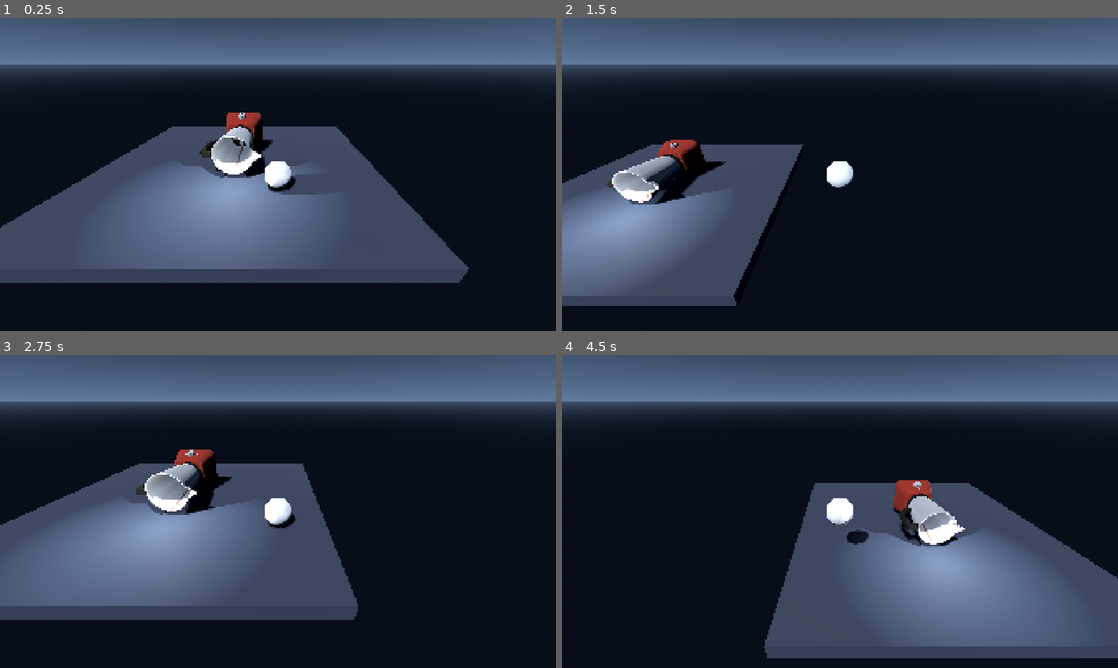
Above: before the commit, frames 1-4 (two rows, left to right).
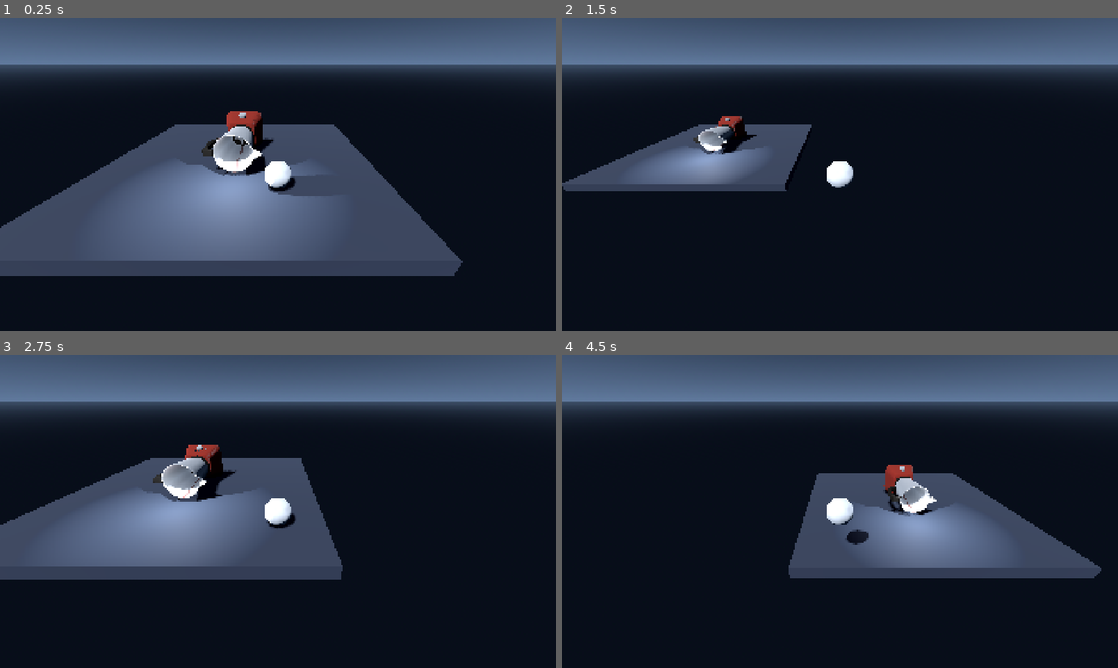
Above: after the commit, the same moments.

Repository: DestroyerMob/rolypoly
Game: Godot game, scene res://scenes/obstacles/blender_demo.tscn
Two runs of this game, one before a commit and one after it. Both use one fixed random seed, a clock stepped at 60 frames per second and the inputs below. This scene is started directly instead of the project's main scene.
Inputs (mouse positions are in pixels of both pictures, inside the frame that each line leads up to):
- Up to frame 1 (0.25 s): no input
- Up to frame 2 (1.5 s): tap Enter at 0.5 s; move the mouse to (962, 158) at 0.52 s; hold D (right) 0.53-1.28 s; click (962, 158) at 0.6 s; tap Space (jump) at 0.77 s; move the mouse to (728, 190) at 1.27 s; hold S (backward) from 1.28 s (still down); tap Tab at 1.35 s
- Up to frame 3 (2.75 s): tap Space (jump) at 1.52 s; move the mouse to (333, 442) at 2.02 s; release S (backward) at 2.03 s; hold D (right) from 2.03 s (still down); tap F at 2.1 s
- Up to frame 4 (4.5 s): move the mouse to (812, 574) at 2.77 s; release D (right) at 2.78 s; hold W (forward) 2.78-3.53 s; tap E at 2.85 s; click (812, 574) at 2.92 s; tap Space (jump) at 3.02, 3.77 s; move the mouse to (1006, 558) at 3.52 s; hold Q 3.53-4.28 s; hold A (left) from 3.53 s (still down); move the mouse to (673, 464) at 4.27 s; click (673, 464) at 4.35 s

The runs differ from the first frame. In frame 1, 3.7% of the frame differs, in the area x 0-85%, y 29-85%; in frame 2, 17%; in frame 3, 14%; in frame 4, 22%, in the area x 36-100%, y 35-97%.

Commit message:
It now applies a force to a physics object in a range

Diff:
--- a/scripts/obstacles/blender.gd
+++ b/scripts/obstacles/blender.gd
@@ -2,8 +2,35 @@
 
 ## Seconds per full blade rotation. Smaller values spin faster; zero stops it.
 @export_range(0.0, 60.0, 0.01, "or_greater", "suffix:s") var rotation_duration := 1.0
+## Radius around the blade in which physics bodies are affected.
+@export_range(0.0, 20.0, 0.1, "or_greater", "suffix:m") var force_range := 5.0
+## Positive pushes along the blade's local Y axis; negative pulls.
+@export var force_strength := 10.0
 
 @onready var blade_pivot: Node3D = $Model/BladePivot
+var _force_area := Area3D.new()
+var _force_shape := SphereShape3D.new()
+
+
+func _ready() -> void:
+	_force_shape.radius = maxf(force_range, 0.001)
+	var collision := CollisionShape3D.new()
+	collision.shape = _force_shape
+	_force_area.collision_layer = 0
+	_force_area.collision_mask = 0xFFFFFFFF
+	_force_area.monitorable = false
+	_force_area.add_child(collision)
+	blade_pivot.add_child(_force_area)
+
+
+func _physics_process(_delta: float) -> void:
+	if force_range <= 0.0 or force_strength == 0.0:
+		return
+	_force_shape.radius = force_range
+	var force := blade_pivot.global_basis.y.normalized() * force_strength
+	for body in _force_area.get_overlapping_bodies():
+		if body is RigidBody3D:
+			body.apply_central_force(force)
 
 
 func _process(delta: float) -> void:
